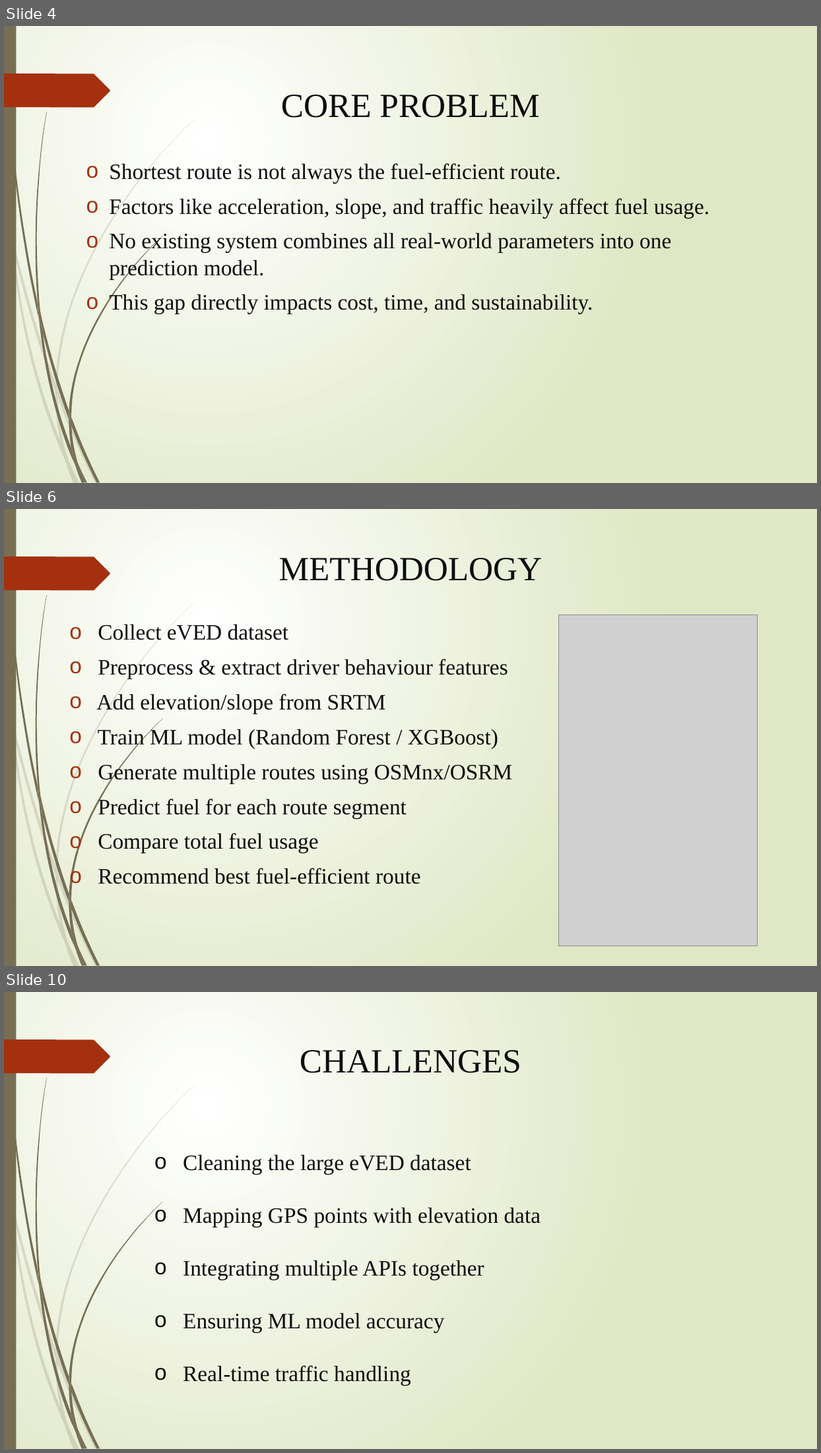
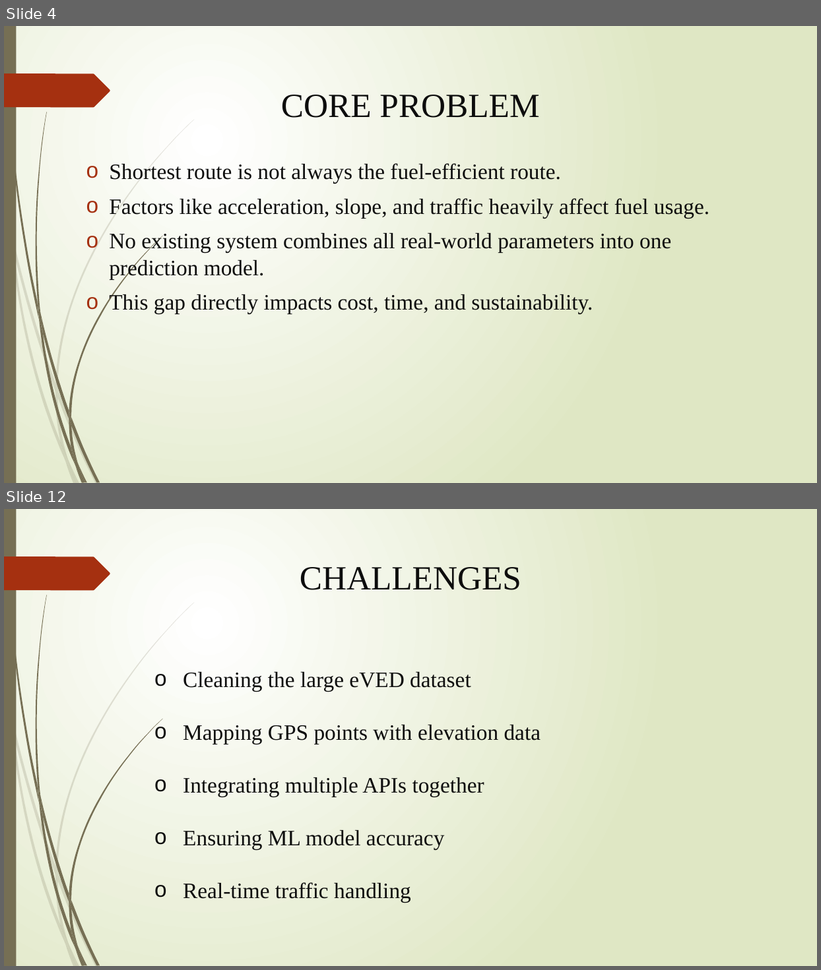
Before and after one commit to Ankit-Pramanick/Fuel_optimization, a slide deck: Project Report.pptx. Shown one above the other, each under a label of ours: slides 4, 6 and 10 before the commit, slides 4 and 12 after it; the slides between them are not shown. The pictures are 821x1453 and 821x970 pixels, drawn with LibreOffice and Linux fonts; fonts in the diff are those of the drawing; grey boxes stand for pictures. Boxes give left, top, right and bottom in pixels: in the first picture for what was removed or moved away, otherwise in the second. Text is boxed around its words. In the diff, an @@ line names an element or a change of style, - is before the commit and + after.

```diff
--- a/Project Report.pptx
+++ b/Project Report.pptx
@@ slide 6 removed at (x1=4, y1=509, x2=817, y2=966), background gradient #FFFFFF to #DFE8C4; not listed: 24 template elements that a slide beside it also shows @@
@@ title removed at (x1=279, y1=558, x2=543, y2=581) @@
-METHODOLOGY
@@ text removed at (x1=96, y1=625, x2=512, y2=885) @@
-o Collect eVED dataset
-o Preprocess & extract driver behaviour features
-o Add elevation/slope from SRTM
-o Train ML model (Random Forest / XGBoost)
-o Generate multiple routes using OSMnx/OSRM
-o Predict fuel for each route segment
-o Compare total fuel usage
-o Recommend best fuel-efficient route
@@ picture removed at (x1=559, y1=615, x2=758, y2=947) @@
@@ what was slide 10 is now slide 12 @@
```
Also in this commit, not shown: 6 slides changed, 5 slides added.
